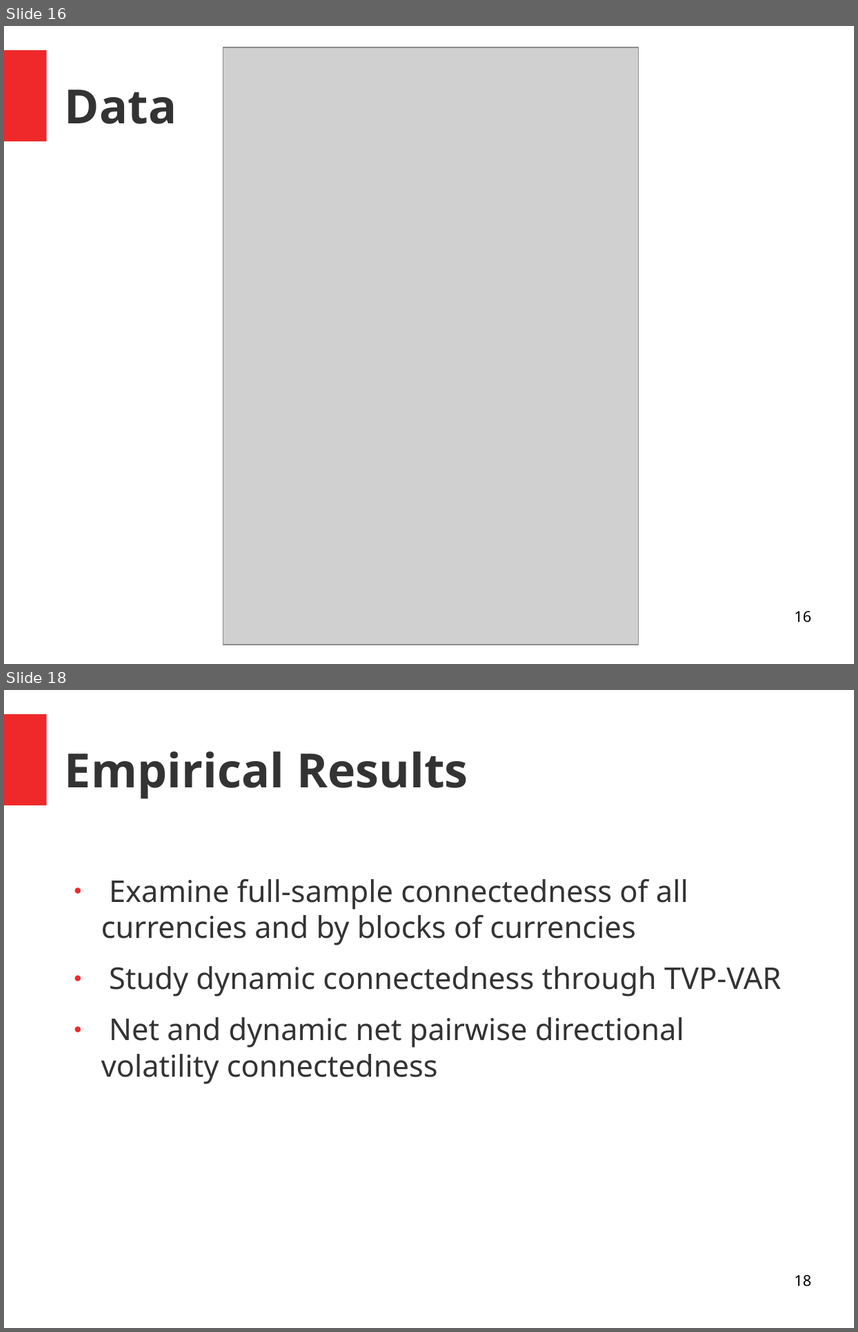
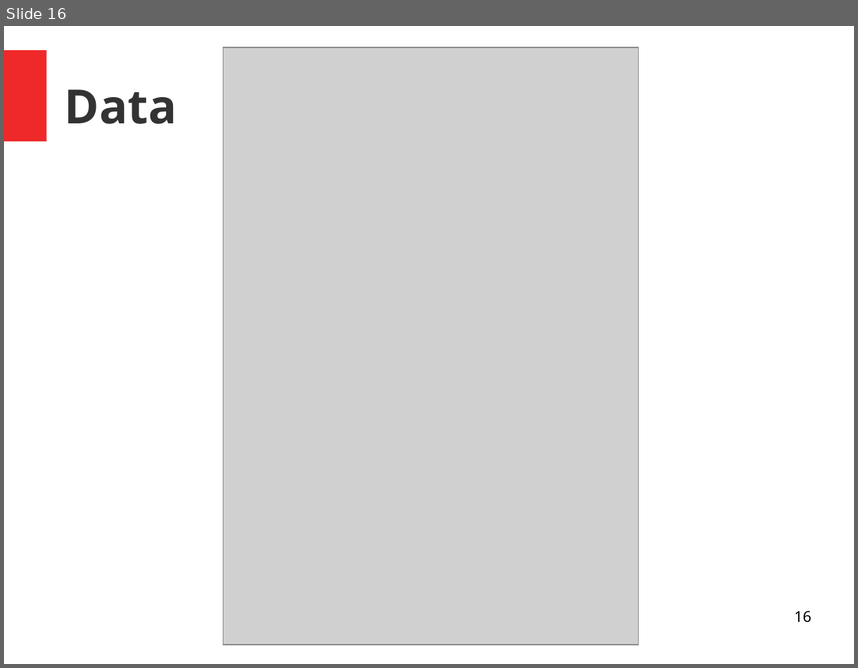
Before and after one commit to alexaoh/finance, a slide deck: NotesFromArticle.odp. Shown one above the other, each under a label of ours: slides 16 and 18 before the commit, slide 16 after it; the slides between them are not shown. The pictures are 858x1332 and 858x668 pixels, drawn with LibreOffice and Linux fonts; fonts in the diff are those of the drawing; grey boxes stand for pictures. Boxes give left, top, right and bottom in pixels: in the first picture for what was removed or moved away, otherwise in the second. Text is boxed around its words. In the diff, an @@ line names an element or a change of style, - is before the commit and + after.

```diff
--- a/NotesFromArticle.odp
+++ b/NotesFromArticle.odp
@@ slide 18 removed at (x1=4, y1=690, x2=854, y2=1328), background #FFFFFF; not listed: 1 template element that a slide beside it also shows @@
@@ title removed at (x1=65, y1=751, x2=468, y2=799) @@
-Empirical Results
@@ text removed at (x1=101, y1=878, x2=781, y2=1084) @@
-● Examine full-sample connectedness of all currencies and by blocks of currencies
-● Study dynamic connectedness through TVP-VAR
-● Net and dynamic net pairwise directional volatility connectedness
@@ page number removed at (x1=794, y1=1274, x2=811, y2=1286) @@
-18
```
Also in this commit, not shown: 5 slides changed, 1 slide added, 6 other slides removed, 1 other file.
